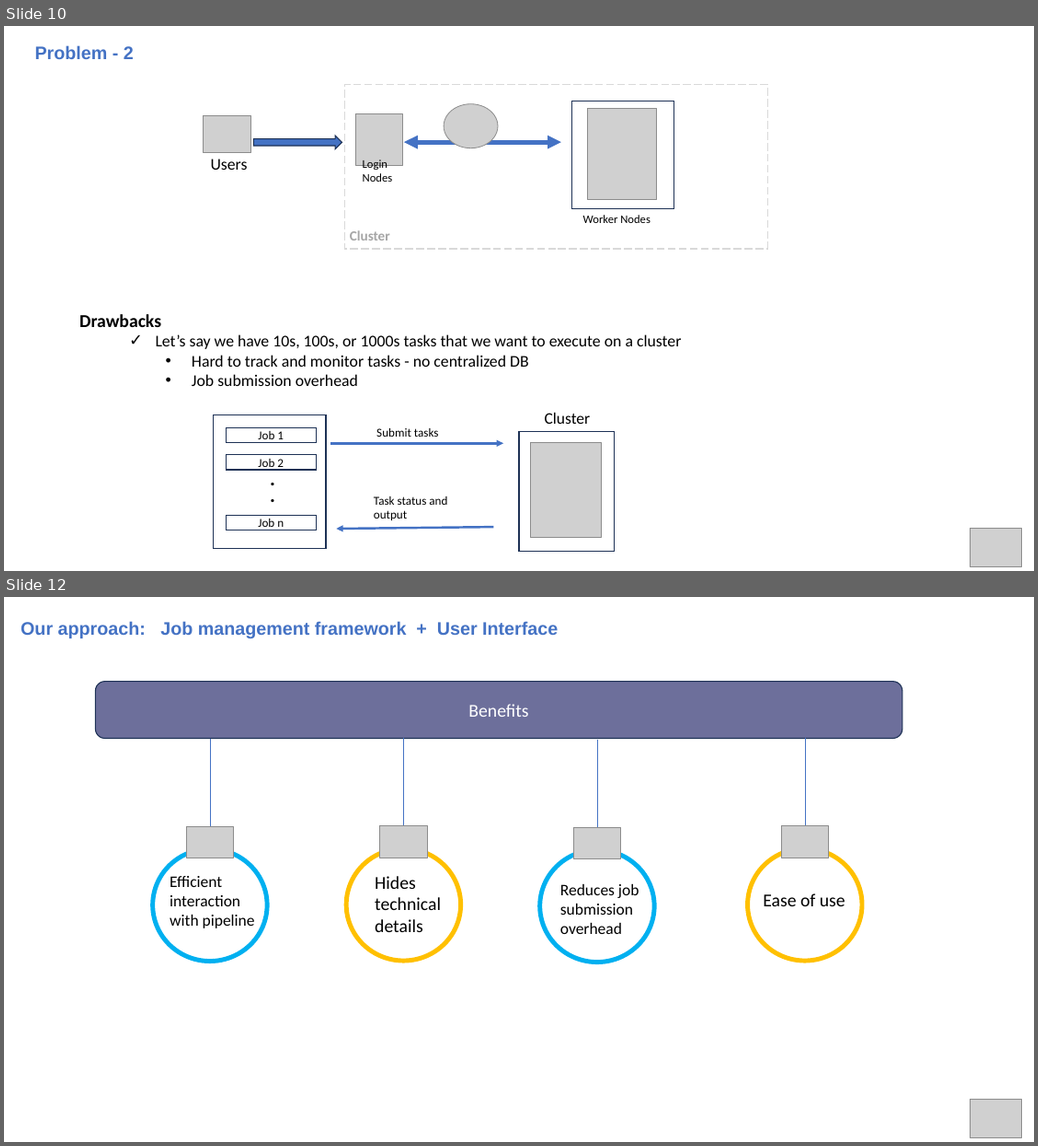
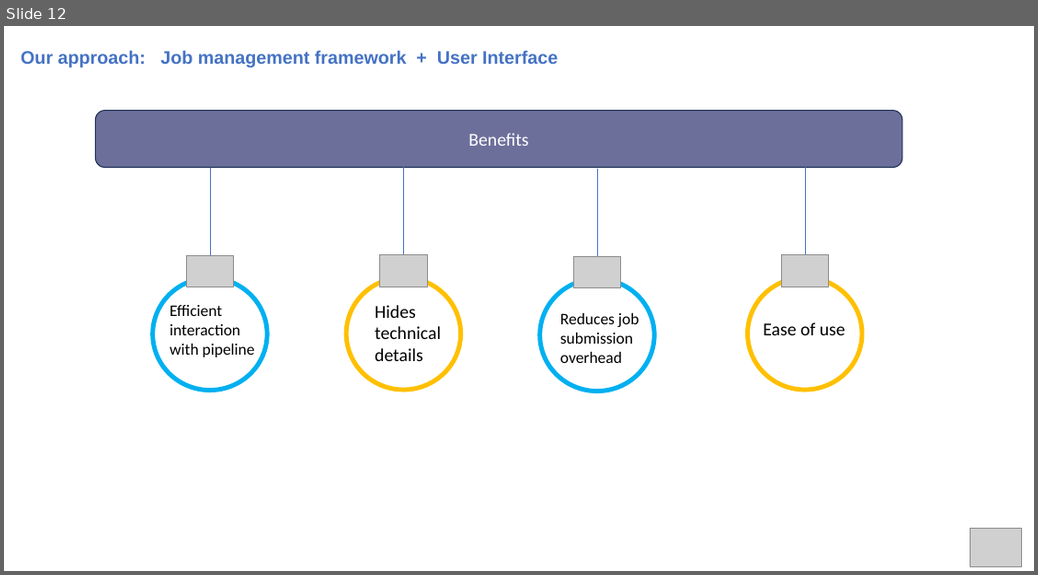
Before and after one commit to hmhwe/IMAGEN_Backend, a slide deck: docs/StakeholderM_CV.pptx. Shown one above the other, each under a label of ours: slides 10 and 12 before the commit, slide 12 after it; the slides between them are not shown. The pictures are 1038x1146 and 1038x575 pixels, drawn with LibreOffice and Linux fonts; fonts in the diff are those of the drawing; grey boxes stand for pictures. Boxes give left, top, right and bottom in pixels: in the first picture for what was removed or moved away, otherwise in the second. Text is boxed around its words. In the diff, an @@ line names an element or a change of style, - is before the commit and + after.

```diff
--- a/docs/StakeholderM_CV.pptx
+++ b/docs/StakeholderM_CV.pptx
@@ slide 10 removed at (x1=4, y1=26, x2=1034, y2=571), background #FFFFFF @@
@@ text removed at (x1=35, y1=45, x2=134, y2=59) @@
-Problem - 2
@@ rectangle removed at (x1=344, y1=84, x2=769, y2=248) @@
@@ picture removed at (x1=444, y1=103, x2=498, y2=148) @@
@@ rectangle removed at (x1=573, y1=101, x2=674, y2=208) @@
@@ picture removed at (x1=588, y1=108, x2=657, y2=200) @@
@@ picture removed at (x1=204, y1=115, x2=251, y2=152) @@
@@ right arrow removed at (x1=253, y1=135, x2=343, y2=149) @@
@@ picture removed at (x1=355, y1=113, x2=402, y2=165) @@
@@ text removed at (x1=211, y1=158, x2=248, y2=170) @@
-Users
@@ text removed at (x1=363, y1=159, x2=393, y2=181) @@
-Login Nodes
@@ double arrow removed from (562, 142) to (404, 142) @@
@@ text removed at (x1=584, y1=215, x2=651, y2=223) @@
-Worker Nodes
@@ text removed at (x1=350, y1=230, x2=390, y2=240) @@
-Cluster
@@ text removed at (x1=79, y1=314, x2=681, y2=386) @@
-Drawbacks
-  ✓ Let’s say we have 10s, 100s, or 1000s tasks that we want to execute on a cluster
-    • Hard to track and monitor tasks - no centralized DB
-    • Job submission overhead
@@ text removed at (x1=545, y1=411, x2=591, y2=423) @@
-Cluster
@@ rectangle removed at (x1=213, y1=415, x2=326, y2=549) @@
@@ rectangle removed at (x1=226, y1=426, x2=317, y2=442) @@
-Job 1
@@ text removed at (x1=377, y1=428, x2=439, y2=436) @@
-Submit tasks
@@ rectangle removed at (x1=519, y1=431, x2=614, y2=550) @@
@@ rectangle removed at (x1=226, y1=454, x2=317, y2=469) @@
-Job 2
@@ text removed at (x1=263, y1=461, x2=370, y2=493) @@
-.
@@ arrow removed from (332, 443) to (504, 443) @@
@@ picture removed at (x1=531, y1=442, x2=601, y2=536) @@
@@ text removed at (x1=263, y1=478, x2=370, y2=510) @@
-.
@@ rectangle removed at (x1=226, y1=515, x2=317, y2=529) @@
-Job n
@@ text removed at (x1=374, y1=496, x2=447, y2=520) @@
-Task status and output
@@ arrow removed from (493, 526) to (336, 528) @@
@@ picture removed at (x1=971, y1=527, x2=1022, y2=566) @@
```
Also in this commit, not shown: 3 slides changed, 1 slide added.
